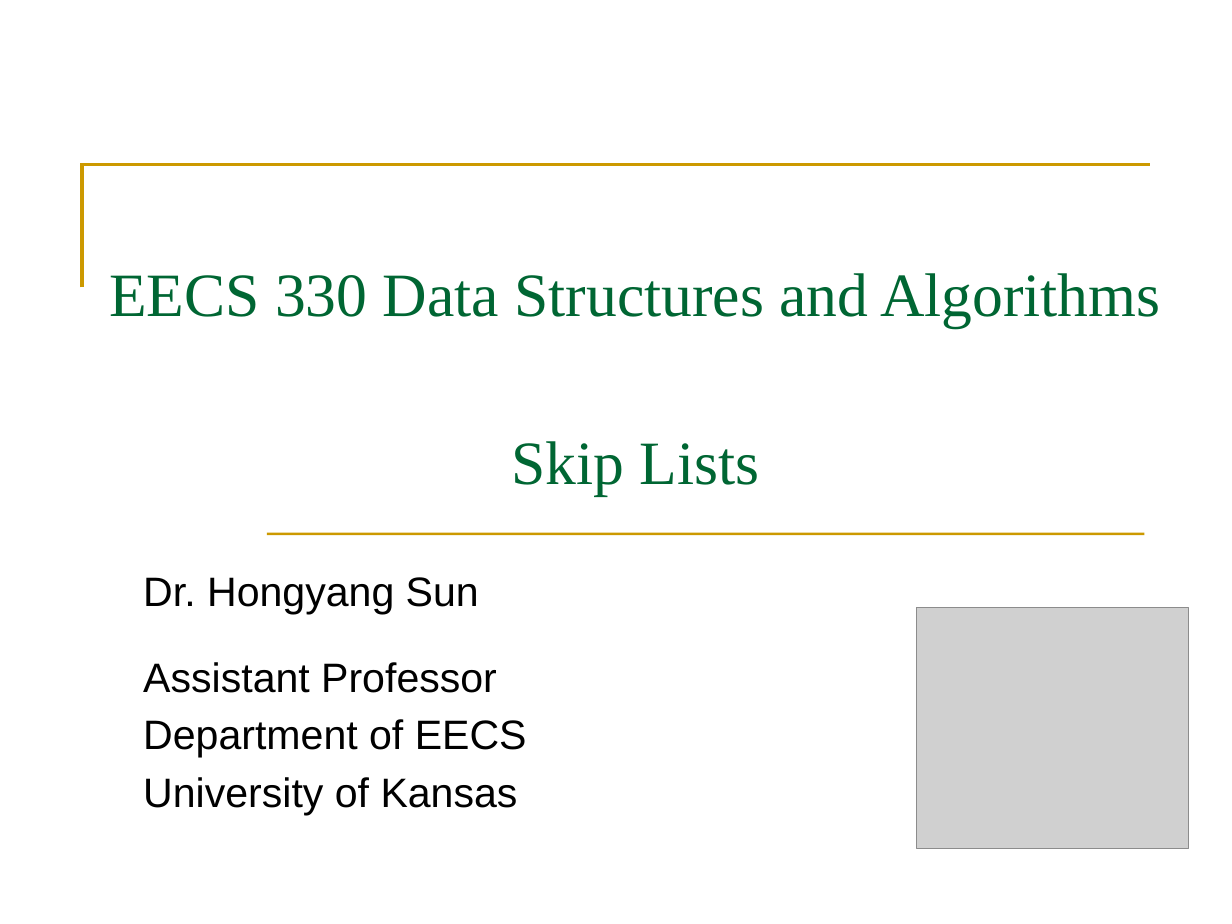
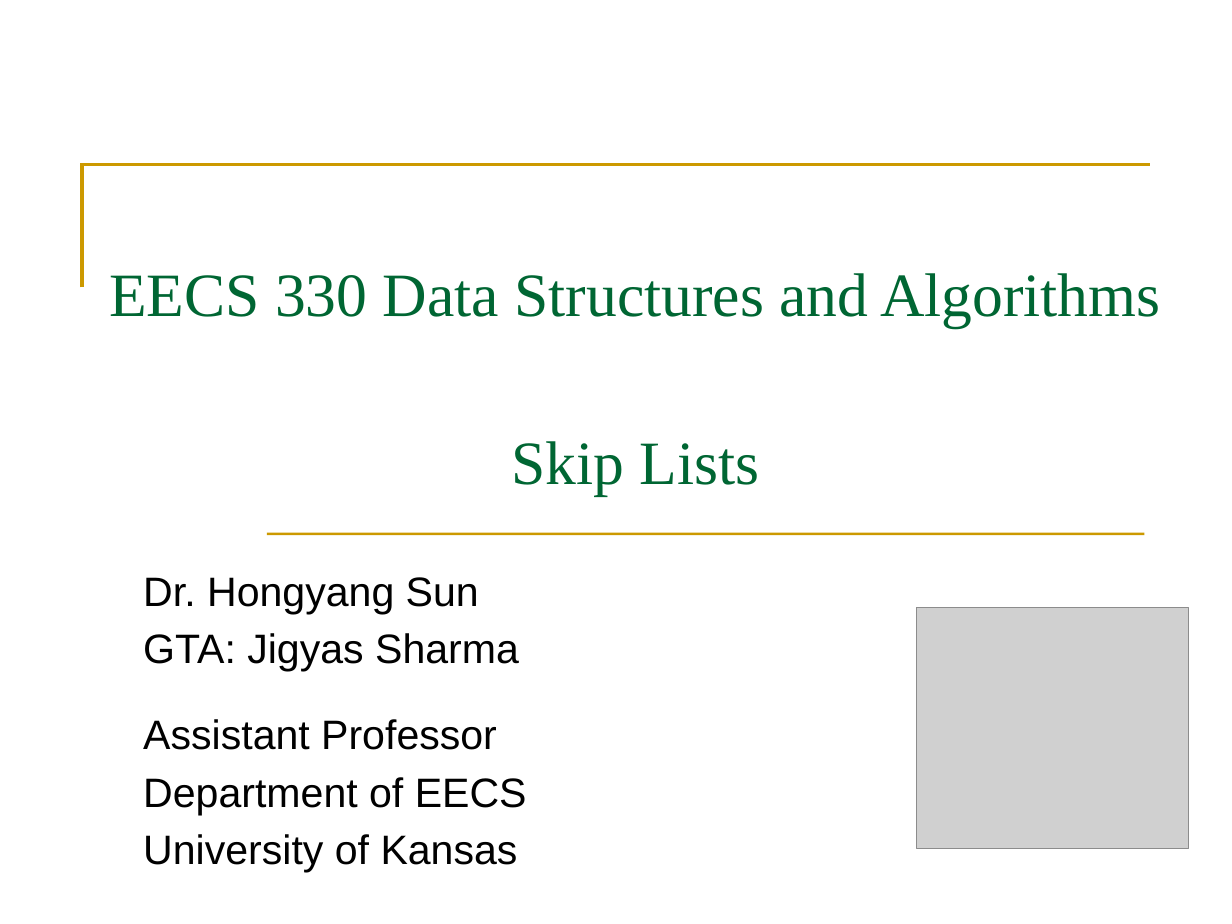
Before and after one commit to Jigyass/EECS-330-DSA, a slide deck: slide 1 of 6.1. Skip Lists.pptx. Drawn at 1232x924 pixels with LibreOffice and Linux fonts; fonts in the diff are those of the drawing; grey boxes stand for pictures. Boxes give left, top, right and bottom in pixels: in the first picture for what was removed or moved away, otherwise in the second. Text is boxed around its words. In the diff, an @@ line names an element or a change of style, - is before the commit and + after.

```diff
--- a/6.1. Skip Lists.pptx
+++ b/6.1. Skip Lists.pptx
@@ subtitle at bbox=[143, 633, 519, 672]: paragraph added @@
+GTA: Jigyas Sharma
```
Also in this commit, not shown: 3 slides added.
